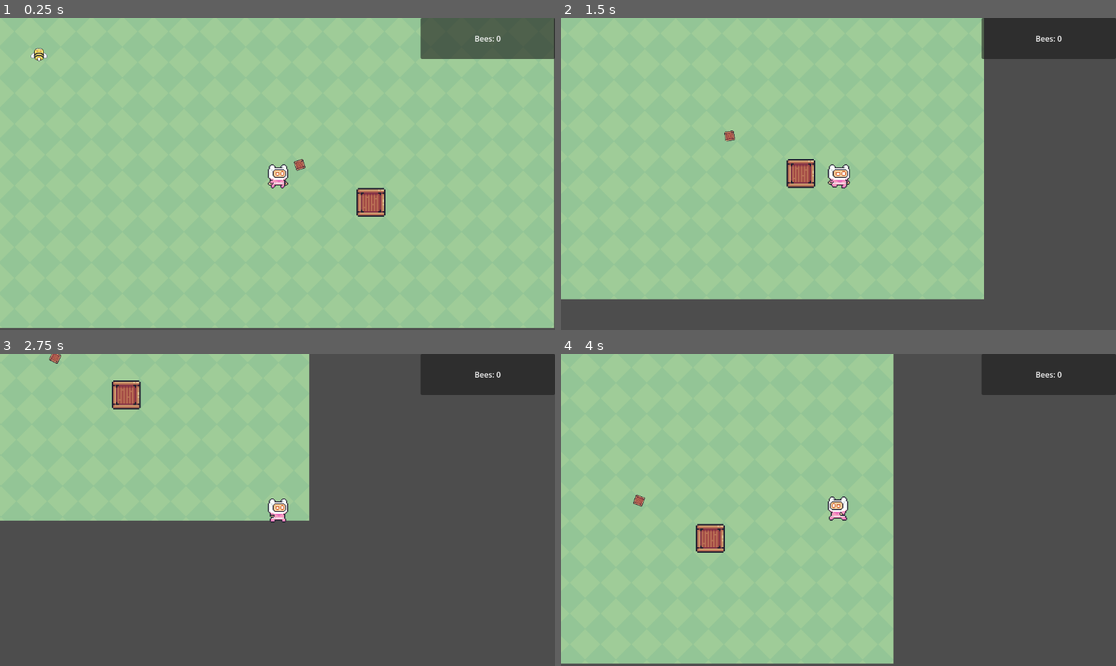
Above: before the commit, frames 1-4 (two rows, left to right).
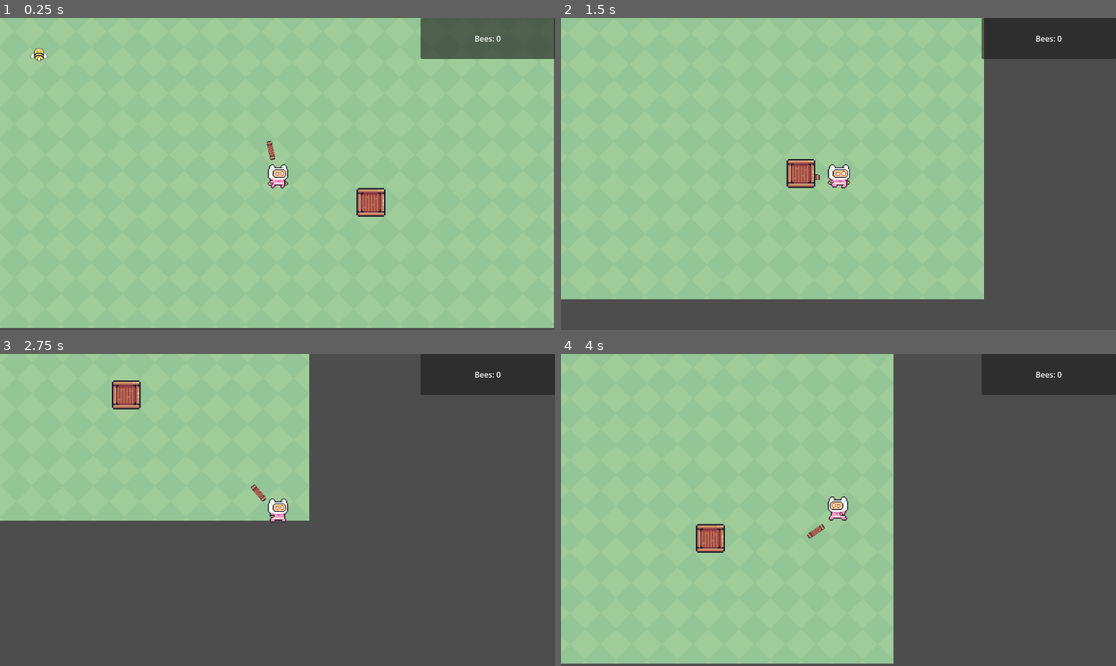
Above: after the commit, the same moments.

Repository: GlitchSkye/Game-test-top-down
Game: Godot game, scene res://game.tscn
Two runs of this game, one before a commit and one after it. Both use one fixed random seed, a clock stepped at 60 frames per second and the inputs below.
Inputs (mouse positions are in pixels of both pictures, inside the frame that each line leads up to):
- Up to frame 1 (0.25 s): no input
- Up to frame 2 (1.5 s): move the mouse to (960, 158) at 0.52 s; hold Right (ui_right) 0.53-1.28 s; move the mouse to (727, 189) at 1.27 s; hold Down (ui_down) from 1.28 s (still down)
- Up to frame 3 (2.75 s): move the mouse to (333, 441) at 2.02 s; release Down (ui_down) at 2.03 s; hold Right (ui_right) from 2.03 s (still down)
- Up to frame 4 (4 s): move the mouse to (810, 572) at 2.77 s; release Right (ui_right) at 2.78 s; hold Up (ui_up) 2.78-3.53 s; move the mouse to (1005, 556) at 3.52 s; hold Left (ui_left) from 3.53 s (still down)

The runs differ from the first frame. In frame 1, 0.1% of the frame differs, in the area x 48-56%, y 39-49%; in frame 2, less than 0.1%; in frame 3, 0.1%; in frame 4, 0.1%.

Commit message:
added sword rotation

Diff:
--- a/game.tscn
+++ b/game.tscn
@@ -7,7 +7,6 @@
 [ext_resource type="Script" path="res://program/game_manager.gd" id="5_fi5ip"]
 [ext_resource type="PackedScene" uid="uid://npmrsqs13vmw" path="res://box.tscn" id="6_iefp6"]
 [ext_resource type="PackedScene" uid="uid://nmjf7t8r1e2u" path="res://pause_menu.tscn" id="7_l2dwb"]
-[ext_resource type="PackedScene" uid="uid://dwhyh07kbxenr" path="res://sword.tscn" id="8_a2ai5"]
 
 [sub_resource type="LabelSettings" id="LabelSettings_pcqrm"]
 
@@ -67,8 +66,3 @@
 offset_top = 275.0
 offset_right = 284.0
 offset_bottom = 160.0
-
-[node name="weapon" type="Node" parent="."]
-
-[node name="sword" parent="weapon" instance=ExtResource("8_a2ai5")]
-position = Vector2(624, 309)
--- a/player/player_character_body_2d.tscn
+++ b/player/player_character_body_2d.tscn
@@ -1,9 +1,10 @@
-[gd_scene load_steps=31 format=3 uid="uid://k3ev0lxxvrob"]
+[gd_scene load_steps=32 format=3 uid="uid://k3ev0lxxvrob"]
 
 [ext_resource type="Texture2D" uid="uid://b46wfhwhcy83t" path="res://player/Jump (32x32).png" id="1_3voty"]
 [ext_resource type="Script" path="res://program/Player/playercharacterbody2d.gd" id="1_ywxm0"]
 [ext_resource type="Texture2D" uid="uid://bl0pdnuv1wka0" path="res://player/Idle (32x32).png" id="2_fc578"]
 [ext_resource type="Texture2D" uid="uid://b661t2nywyep5" path="res://player/Run (32x32).png" id="3_u8lww"]
+[ext_resource type="PackedScene" uid="uid://dwhyh07kbxenr" path="res://sword.tscn" id="5_ktt4c"]
 
 [sub_resource type="AtlasTexture" id="AtlasTexture_diva8"]
 atlas = ExtResource("2_fc578")
@@ -218,4 +219,7 @@
 [node name="Camera2D" type="Camera2D" parent="."]
 position = Vector2(0, 2)
 
+[node name="sword" parent="." instance=ExtResource("5_ktt4c")]
+position = Vector2(1, 11)
+
 [connection signal="area_entered" from="Area2D" to="." method="_on_area_2d_area_entered"]
--- a/program/Player/playercharacterbody2d.gd
+++ b/program/Player/playercharacterbody2d.gd
@@ -38,14 +38,7 @@
 	player.flip_h = isLeft
 
 func _process(delta):
-
-	mouse_position = get_viewport().get_mouse_position()
-
-	var sword_global_position = sword.global_position
-
-	var direction = (mouse_position - sword_global_position).normalized()
-
-	sword.rotation = direction.angle()
+	pass
 
 func _on_area_2d_area_entered(area: Area2D) -> void:
 	if area.is_in_group("bee_collectable"):
--- /dev/null
+++ b/sword.gd
@@ -0,0 +1,15 @@
+extends Area2D
+class_name sword
+
+
+var mouse_position = Vector2()
+
+func _process(delta):
+	# Get the mouse position in the viewport
+	mouse_position = get_viewport().get_mouse_position()
+
+	# Calculate the direction from the sword to the mouse
+	var direction = (mouse_position - global_position).normalized()
+
+	# Rotate sword to face the mouse
+	rotation = direction.angle()
--- a/sword.tscn
+++ b/sword.tscn
@@ -1,6 +1,11 @@
-[gd_scene load_steps=4 format=3 uid="uid://dwhyh07kbxenr"]
+[gd_scene load_steps=6 format=3 uid="uid://dwhyh07kbxenr"]
 
+[ext_resource type="Script" path="res://sword.gd" id="1_kcs4u"]
 [ext_resource type="Texture2D" uid="uid://dmaauwgapabtb" path="res://Idle.png" id="1_u2hg1"]
+
+[sub_resource type="CapsuleShape2D" id="CapsuleShape2D_4ur8v"]
+radius = 7.0
+height = 44.0
 
 [sub_resource type="AtlasTexture" id="AtlasTexture_34b0n"]
 atlas = ExtResource("1_u2hg1")
@@ -18,7 +23,18 @@
 }]
 
 [node name="sword" type="Area2D"]
+script = ExtResource("1_kcs4u")
 
-[node name="swordSprite" type="AnimatedSprite2D" parent="."]
+[node name="CollisionShape2D" type="CollisionShape2D" parent="."]
+position = Vector2(58.5859, -1.1822)
+rotation = 1.58435
+shape = SubResource("CapsuleShape2D_4ur8v")
+
+[node name="weapon_point" type="Marker2D" parent="."]
+
+[node name="swordSprite" type="AnimatedSprite2D" parent="weapon_point"]
 texture_filter = 1
+position = Vector2(59.5859, -1.18221)
+rotation = 1.58435
+scale = Vector2(0.541667, 1.95833)
 sprite_frames = SubResource("SpriteFrames_hitpx")
Not shown: 1 places in game.tscn that only renumber resources
